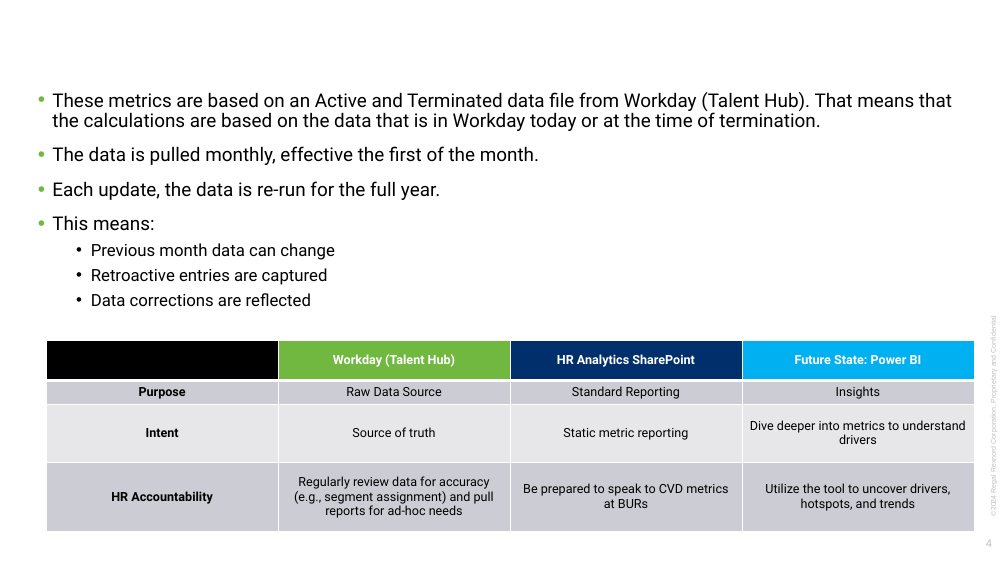
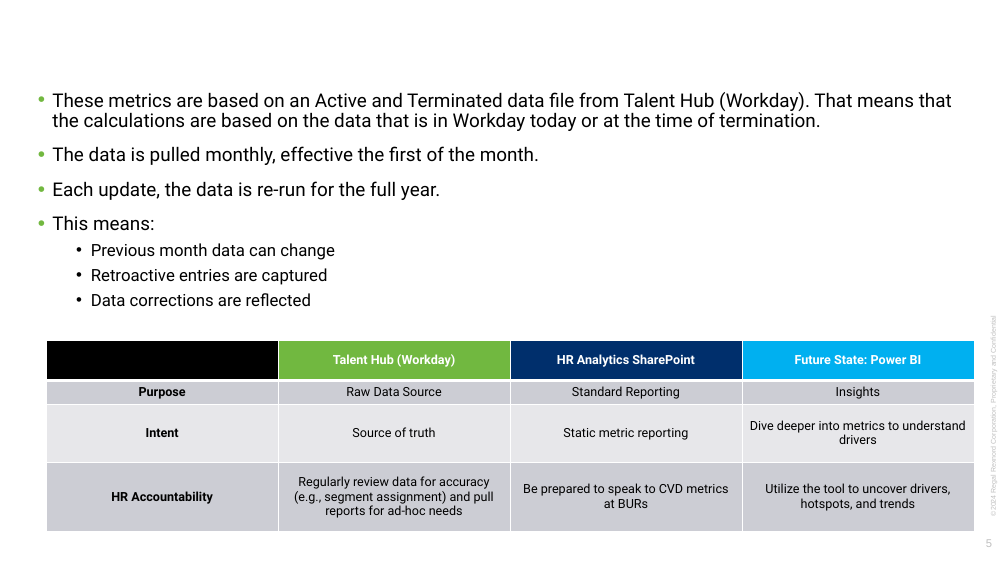
Before and after one commit to jeagleso/2025_Core-Value-Drivers_Reporting, a slide deck: slide 5 of presentations/CVD Training.pptx (slide 4 before the commit). Drawn at 1008x567 pixels with LibreOffice and Linux fonts; fonts in the diff are those of the drawing; background and template pictures are left out. Boxes give left, top, right and bottom in pixels: in the first picture for what was removed or moved away, otherwise in the second. Text is boxed around its words. In the diff, an @@ line names an element or a change of style, - is before the commit and + after.

```diff
--- a/presentations/CVD Training.pptx
+++ b/presentations/CVD Training.pptx
@@ text at [52, 92, 952, 131]: text changed @@
-• These metrics are based on an Active and Terminated data file from Workday (Talent Hub). That means that the calculations are based on the data that is in Workday today or at the time of termination.
+• These metrics are based on an Active and Terminated data file from Talent Hub (Workday). That means that the calculations are based on the data that is in Workday today or at the time of termination.
@@ table at [46, 340, 975, 532] @@
-row 1, column 2: Workday (Talent Hub)
+row 1, column 2: Talent Hub (Workday)
@@ page number at [986, 539, 992, 547]: text changed @@
-4
+5
```
Also in this commit, not shown: 6 other slides changed, 1 slide added, 51 other files.
